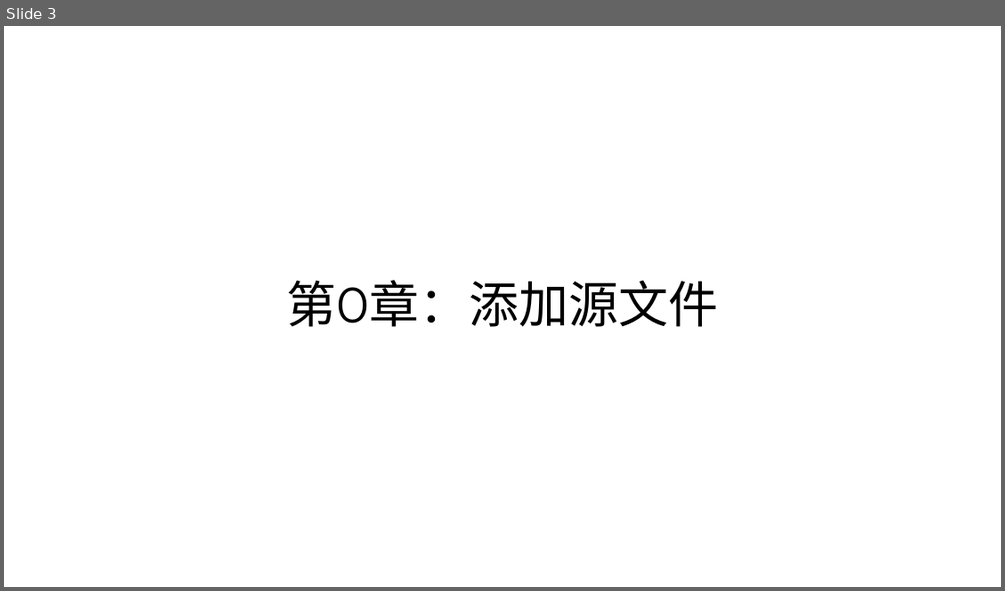
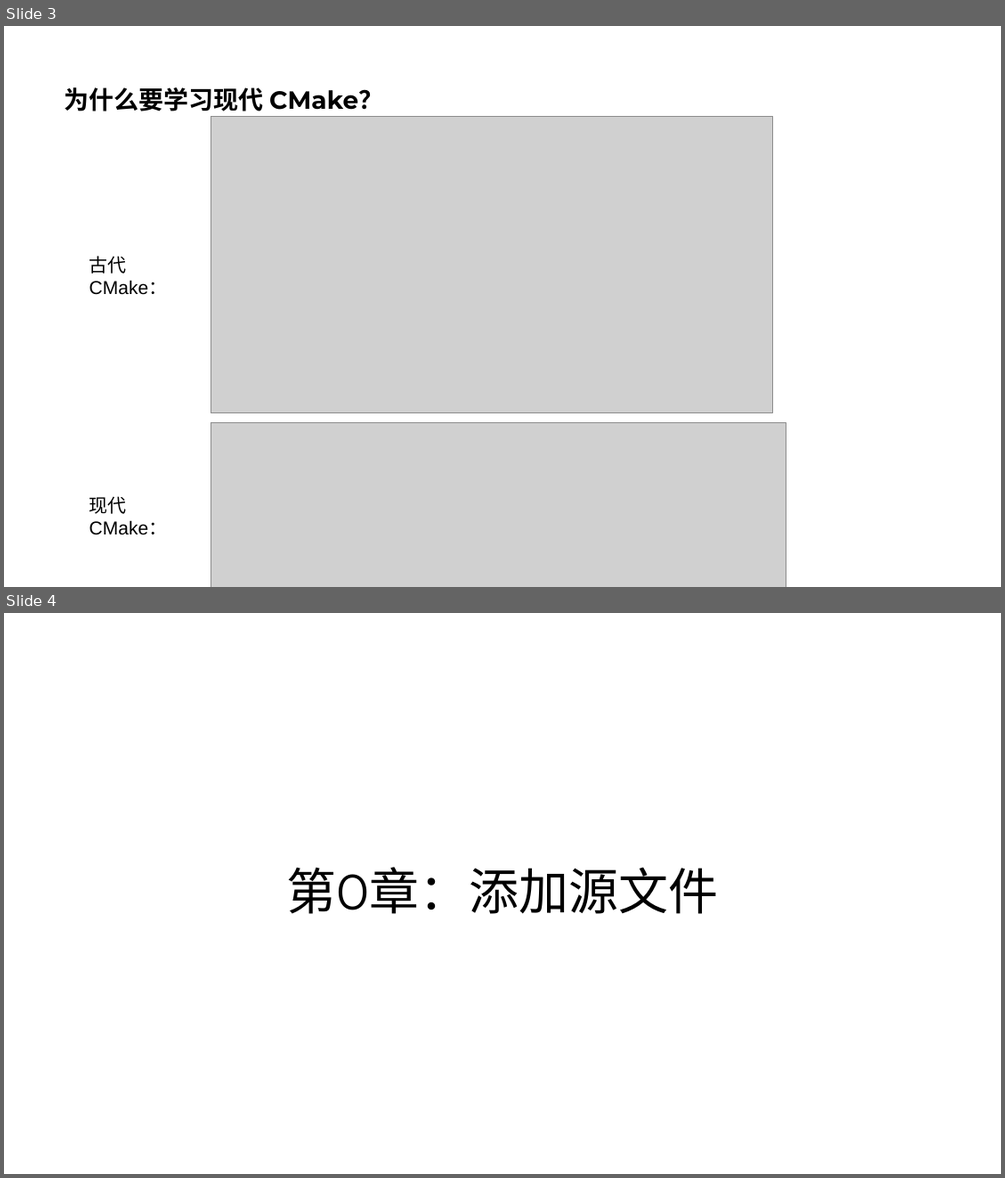
Before and after one commit to parallel101/course, a slide deck: 11/slides.pptx. Shown one above the other, each under a label of ours: slide 3 before the commit, slides 3 and 4 after it. The pictures are 1005x591 and 1005x1178 pixels, drawn with LibreOffice and Linux fonts; fonts in the diff are those of the drawing; grey boxes stand for pictures. Boxes give left, top, right and bottom in pixels: in the first picture for what was removed or moved away, otherwise in the second. Text is boxed around its words. In the diff, an @@ line names an element or a change of style, - is before the commit and + after.

```diff
--- a/11/slides.pptx
+++ b/11/slides.pptx
@@ slide 3 added at (4,26,1001,587), background #FFFFFF @@
@@ title added at (65,87,383,111), 24 pt, text #000000, bold @@
+为什么要学习现代 CMake？
@@ picture added at (210,117,772,413) @@
@@ text added at (89,256,168,295), 18 pt, text #000000 @@
+古代 CMake：
@@ picture added at (210,423,785,587) @@
@@ text added at (89,496,168,535), 18 pt, text #000000 @@
+现代 CMake：
@@ what was slide 3 is now slide 4 @@
```
Also in this commit, not shown: 2 slides changed, 16 other slides added, 2 other files.
